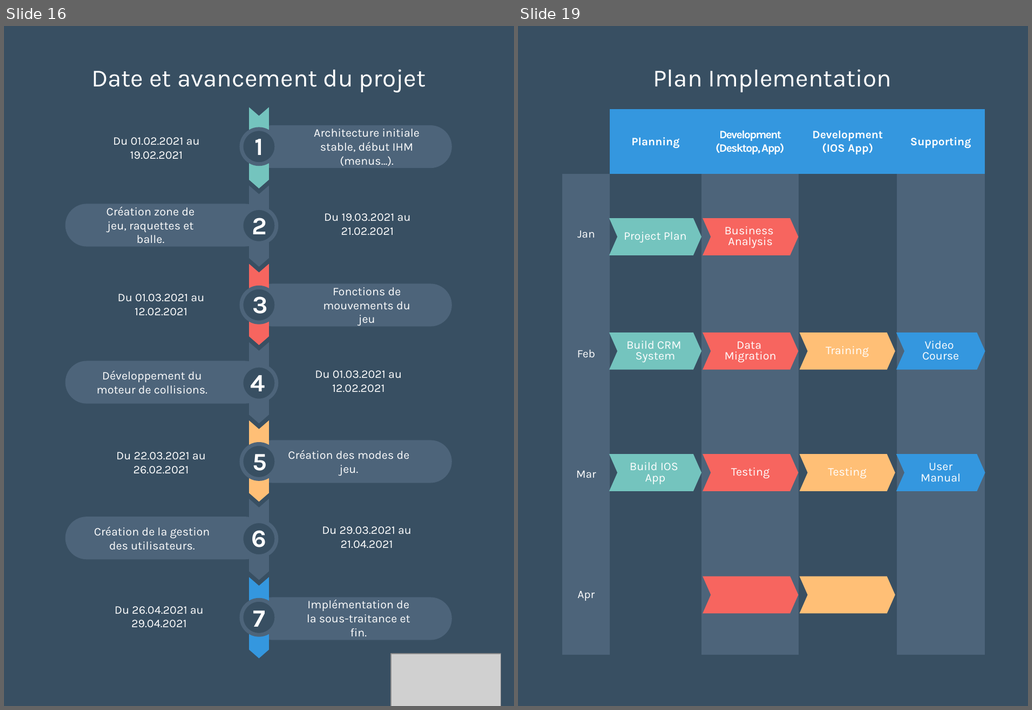
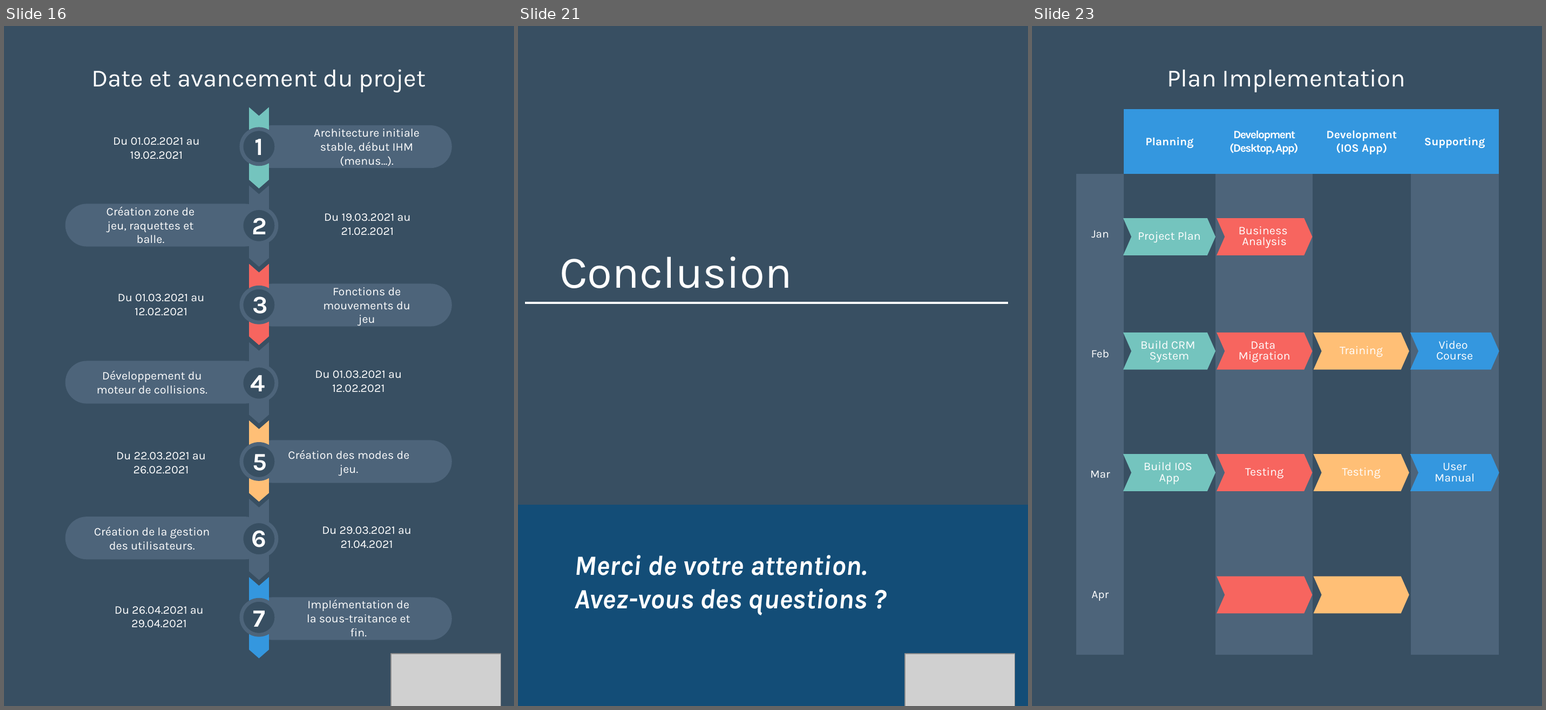
Before and after one commit to Loicpln/Projet_Algo_N2, a slide deck: Elements de presentation/Soutenance finale.pptx. Shown side by side, each under a label of ours: slides 16 and 19 before the commit, slides 16, 21 and 23 after it; the slides between them are not shown. The pictures are 1032x710 and 1546x710 pixels, drawn with LibreOffice and Linux fonts; fonts in the diff are those of the drawing; grey boxes stand for pictures. Boxes give left, top, right and bottom in pixels: in the first picture for what was removed or moved away, otherwise in the second. Text is boxed around its words. In the diff, an @@ line names an element or a change of style, - is before the commit and + after.

```diff
--- a/Elements de presentation/Soutenance finale.pptx
+++ b/Elements de presentation/Soutenance finale.pptx
@@ slide 21 added at <box>518,26,1028,706</box>, background #384F62 @@
@@ text added at <box>560,257,792,288</box>, 48 pt, text #FFFFFF @@
+Conclusion
@@ line added from (526, 303) to (1008, 303), #FFFFFF 2.25 pt @@
@@ rectangle added at <box>518,505,1028,706</box>, fill #134D77 @@
@@ text added at <box>574,555,867,615</box>, 29.6 pt, text #FFFFFF, bold, italic @@
+Merci de votre attention.
+Avez-vous des questions ?
@@ picture added at <box>905,654,1015,706</box> @@
@@ what was slide 19 is now slide 23 @@
```
Also in this commit, not shown: 4 slides changed, 4 other slides added, 1 slide removed, 1 other file.
